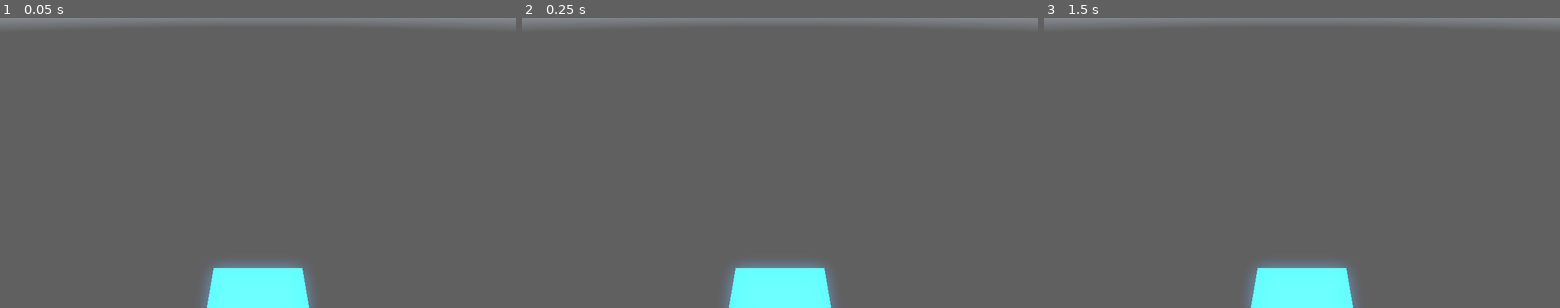
Above: before the commit, frames 1-3 (left to right).
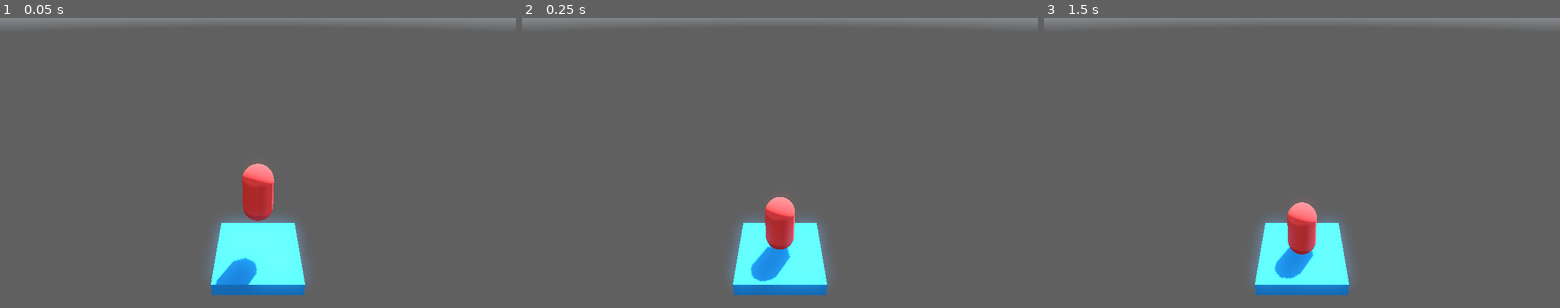
Above: after the commit, the same moments.

Repository: it1ro/sky-pogo
Game: Godot game, scene res://Scenes/game.tscn
Same seed, same stepped clock (60 frames per second), same inputs: the game is played once before the commit and once after it. A sky picture missing from this copy of the repository is replaced by a grey-blue gradient.
Inputs:
- Up to frame 1 (0.05 s): no input
- Up to frame 2 (0.25 s): no input
- Up to frame 3 (1.5 s): tap Enter at 1.25 s

The runs differ from the first frame. In frame 1, 6.0% of the frame differs, in the area x 39-61%, y 50-100%; in frame 2, 5.1%; in frame 3, 4.9%.

Commit message:
feat: add colliders

Diff:
--- a/Scenes/game.tscn
+++ b/Scenes/game.tscn
@@ -1,7 +1,8 @@
-[gd_scene load_steps=6 format=3 uid="uid://bh1axhchoasxu"]
+[gd_scene load_steps=7 format=3 uid="uid://bh1axhchoasxu"]
 
 [ext_resource type="Texture2D" uid="uid://dsduw63djbal6" path="res://Assets/Images/4 - free_-_skybox_cliffside_0.hdr" id="1_ebmjs"]
 [ext_resource type="PackedScene" uid="uid://bkkog20w2reqv" path="res://Scenes/platform.tscn" id="2_qxrlw"]
+[ext_resource type="PackedScene" uid="uid://plb35bwda3vm" path="res://Scenes/player.tscn" id="3_wrm1d"]
 
 [sub_resource type="PanoramaSkyMaterial" id="PanoramaSkyMaterial_qxrlw"]
 panorama = ExtResource("1_ebmjs")
@@ -26,7 +27,10 @@
 environment = SubResource("Environment_qxrlw")
 
 [node name="Camera3D" type="Camera3D" parent="."]
-transform = Transform3D(1, 0, 0, 0, 0.88294756, 0.46947157, 0, -0.46947157, 0.88294756, 0, 8, 5.5)
+transform = Transform3D(1, 0, 0, 0, 0.8829476, 0.4694716, 0, -0.4694716, 0.8829476, 0, 8, 7.8240604)
 fov = 53.132256
 
 [node name="Platform" parent="." instance=ExtResource("2_qxrlw")]
+
+[node name="Player" parent="." instance=ExtResource("3_wrm1d")]
+transform = Transform3D(1, 0, 0, 0, 1, 0, 0, 0, 1, 0, 2.8108919, 0)
--- a/Scenes/platform.tscn
+++ b/Scenes/platform.tscn
@@ -7,7 +7,15 @@
 material = SubResource("StandardMaterial3D_ebmjs")
 size = Vector3(3, 0.5, 3)
 
+[sub_resource type="BoxShape3D" id="BoxShape3D_xdow6"]
+size = Vector3(3, 0.5, 3)
+
 [node name="Platform" type="Node3D"]
 
 [node name="MeshInstance3D" type="MeshInstance3D" parent="."]
 mesh = SubResource("BoxMesh_xdow6")
+
+[node name="StaticBody3D" type="StaticBody3D" parent="."]
+
+[node name="CollisionShape3D" type="CollisionShape3D" parent="StaticBody3D"]
+shape = SubResource("BoxShape3D_xdow6")
--- /dev/null
+++ b/Scenes/player.gd
@@ -0,0 +1,13 @@
+extends CharacterBody3D
+
+class_name Player
+
+const GRAVITY: float = 40.0
+
+# Called when the node enters the scene tree for the first time.
+func _ready() -> void:
+	pass # Replace with function body.
+
+func _physics_process(delta: float) -> void:
+	velocity.y -= GRAVITY * delta
+	move_and_slide()
--- /dev/null
+++ b/Scenes/player.tscn
@@ -0,0 +1,20 @@
+[gd_scene load_steps=5 format=3 uid="uid://plb35bwda3vm"]
+
+[ext_resource type="Script" uid="uid://da6v3qdx8ljfy" path="res://Scenes/player.gd" id="1_v0iea"]
+
+[sub_resource type="StandardMaterial3D" id="StandardMaterial3D_f60y1"]
+albedo_color = Color(1, 0.2509804, 0.23921569, 1)
+
+[sub_resource type="CapsuleMesh" id="CapsuleMesh_v0iea"]
+material = SubResource("StandardMaterial3D_f60y1")
+
+[sub_resource type="CapsuleShape3D" id="CapsuleShape3D_f60y1"]
+
+[node name="Player" type="CharacterBody3D"]
+script = ExtResource("1_v0iea")
+
+[node name="MeshInstance3D" type="MeshInstance3D" parent="."]
+mesh = SubResource("CapsuleMesh_v0iea")
+
+[node name="CollisionShape3D" type="CollisionShape3D" parent="."]
+shape = SubResource("CapsuleShape3D_f60y1")
Not shown: 1 places in Scenes/platform.tscn that only renumber resources
Not shown, added: Scenes/player.gd.uid
